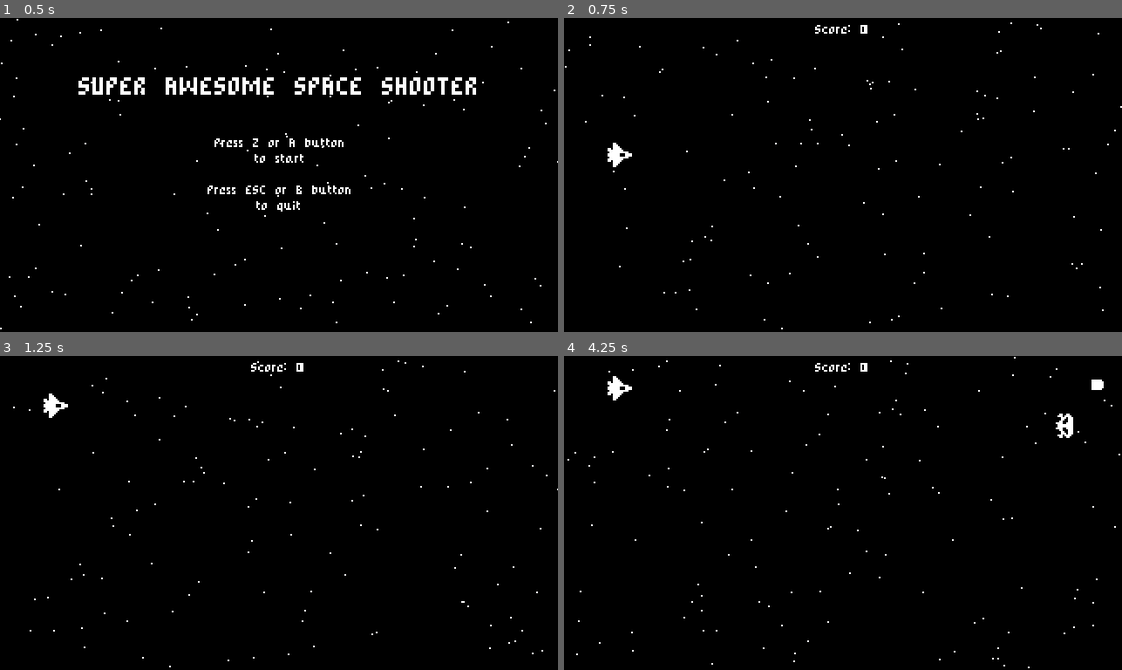
Above: before the commit, frames 1-4 (two rows, left to right).
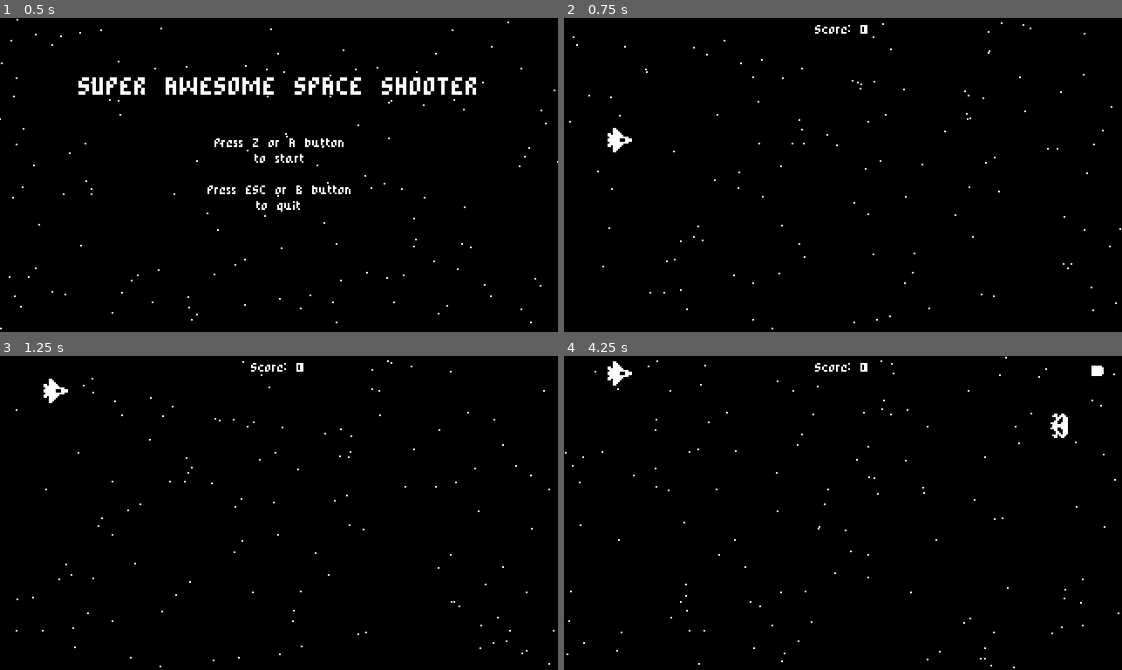
Above: after the commit, the same moments.

Repository: jackwkinsey/space-shooter-godot
Game: Godot game, scene res://Scenes/StartMenu.tscn
The game is run twice, just before and just after one commit, with the same random seed, the same clock (stepped at 60 frames per second) and the same inputs.
Inputs:
- Up to frame 1 (0.5 s): no input
- Up to frame 2 (0.75 s): tap Z (fire_bullet) at 0.5 s; hold Up (ui_up) from 0.53 s (still down); tap Enter (ui_accept, bound only before the commit) at 0.6 s
- Up to frame 3 (1.25 s): keep holding Up (ui_up); tap Enter (ui_accept, bound only before the commit) at 0.77, 1.07 s
- Up to frame 4 (4.25 s): release Up (ui_up) at 1.28 s; hold Down (ui_down) 1.28-2.03 s; tap Z (fire_bullet) at 1.35, 2.85 s; tap Enter (ui_accept, bound only before the commit) at 1.52, 1.55, 1.82, 2.1, 3.02, 3.05, 3.32, 3.6, 3.77, 4.07 s; hold Up (ui_up) 2.03-3.53 s; hold Down (ui_down) from 3.53 s (still down)

Frame 1 is identical in both runs. In frame 2, 0.7% of the frame differs, in the area x 0-100%, y 1-100%; in frame 3, 0.7%; in frame 4, 1.0%, in the area x 0-100%, y 0-100%.

Commit message:
feat: alter "ui_accept" key binding

Diff:
--- a/project.godot
+++ b/project.godot
@@ -57,6 +57,12 @@
 
 [input]
 
+ui_accept={
+"deadzone": 0.5,
+"events": [ Object(InputEventJoypadButton,"resource_local_to_scene":false,"resource_name":"","device":0,"button_index":0,"pressure":0.0,"pressed":false,"script":null)
+, Object(InputEventKey,"resource_local_to_scene":false,"resource_name":"","device":0,"alt":false,"shift":false,"control":false,"meta":false,"command":false,"pressed":false,"scancode":90,"unicode":0,"echo":false,"script":null)
+ ]
+}
 ui_up={
 "deadzone": 0.5,
 "events": [ Object(InputEventKey,"resource_local_to_scene":false,"resource_name":"","device":0,"alt":false,"shift":false,"control":false,"meta":false,"command":false,"pressed":false,"scancode":16777232,"unicode":0,"echo":false,"script":null)
